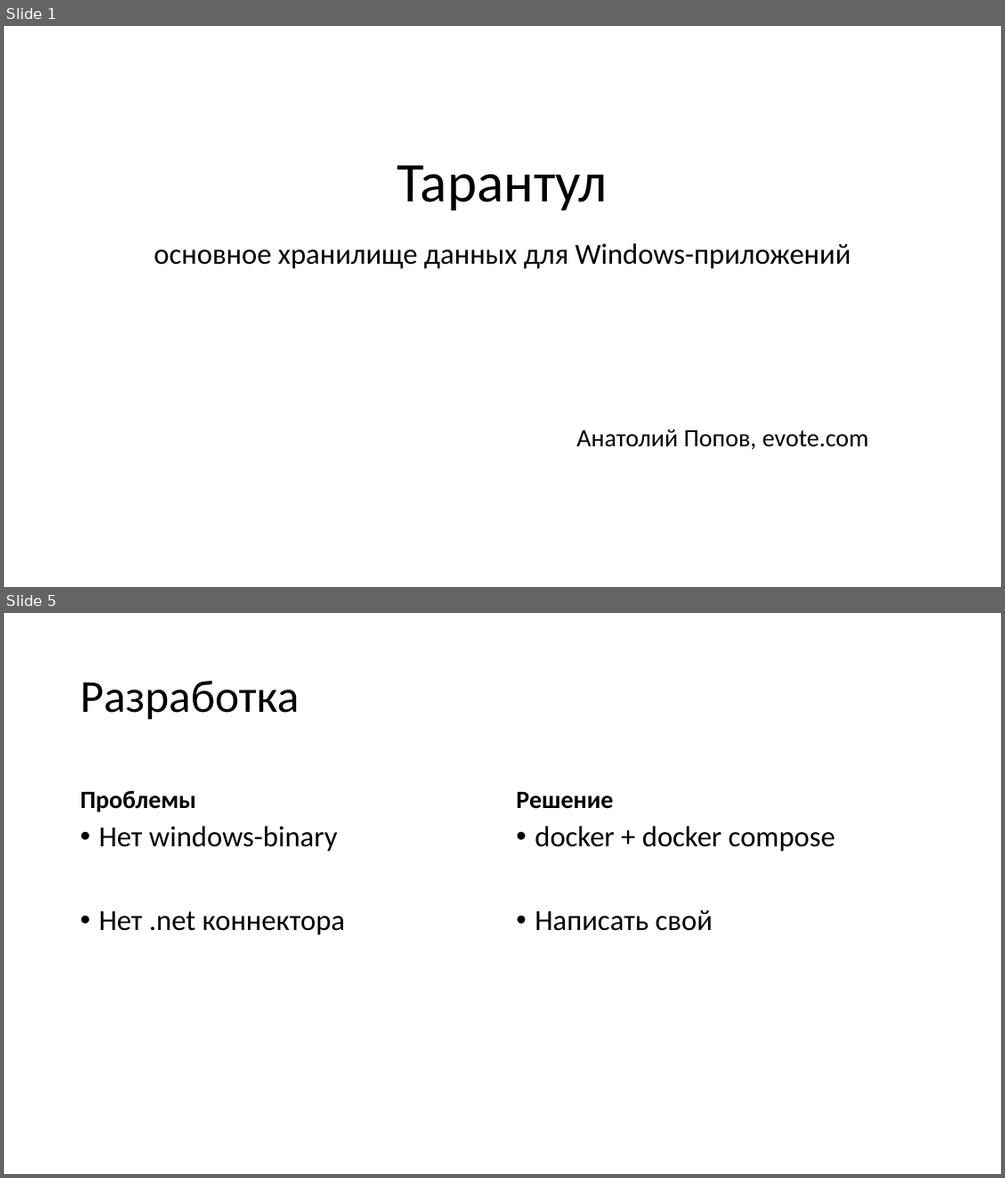
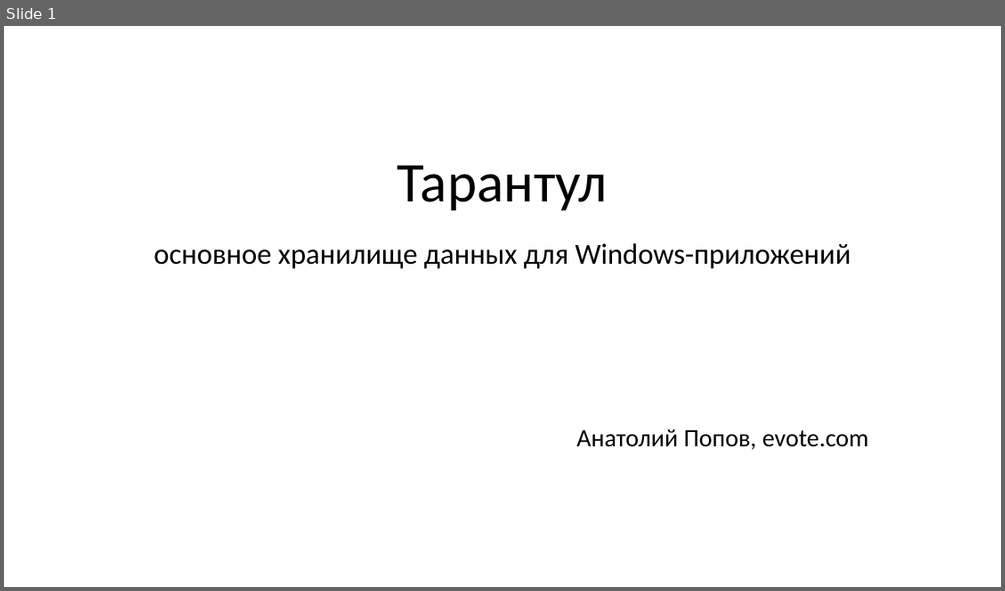
Before and after one commit to aensidhe/presentations, a slide deck: 2017/02/Tarantool for windows applications/Presentation.pptx. Shown one above the other, each under a label of ours: slides 1 and 5 before the commit, slide 1 after it; the slides between them are not shown. The pictures are 1005x1178 and 1005x591 pixels, drawn with LibreOffice and Linux fonts; fonts in the diff are those of the drawing. Boxes give left, top, right and bottom in pixels: in the first picture for what was removed or moved away, otherwise in the second. Text is boxed around its words. In the diff, an @@ line names an element or a change of style, - is before the commit and + after.

```diff
--- a/2017/02/Tarantool for windows applications/Presentation.pptx
+++ b/2017/02/Tarantool for windows applications/Presentation.pptx
@@ slide 5 removed at (4, 613, 1001, 1174), background #FFFFFF @@
@@ title removed at (81, 681, 299, 720) @@
-Разработка
@@ text removed at (81, 790, 197, 812) @@
-Проблемы
@@ text removed at (516, 792, 613, 809) @@
-Решение
@@ text removed at (99, 826, 345, 935) @@
-• Нет windows-binary
-• Нет .net коннектора
@@ text removed at (534, 826, 835, 931) @@
-• docker + docker compose
-• Написать свой
```
Also in this commit, not shown: 9 slides changed, 8 slides added, 2 other slides removed, 1 other file.
